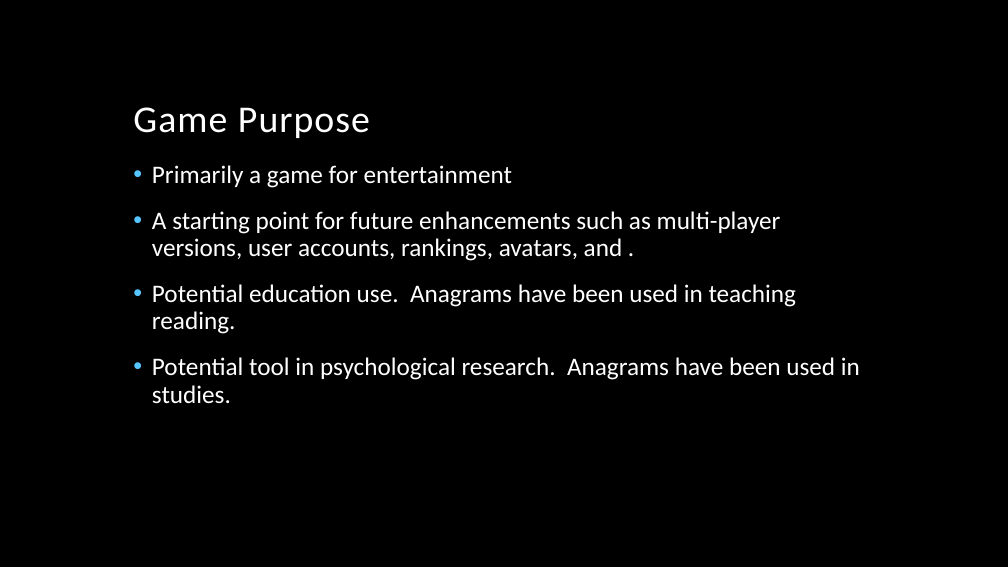
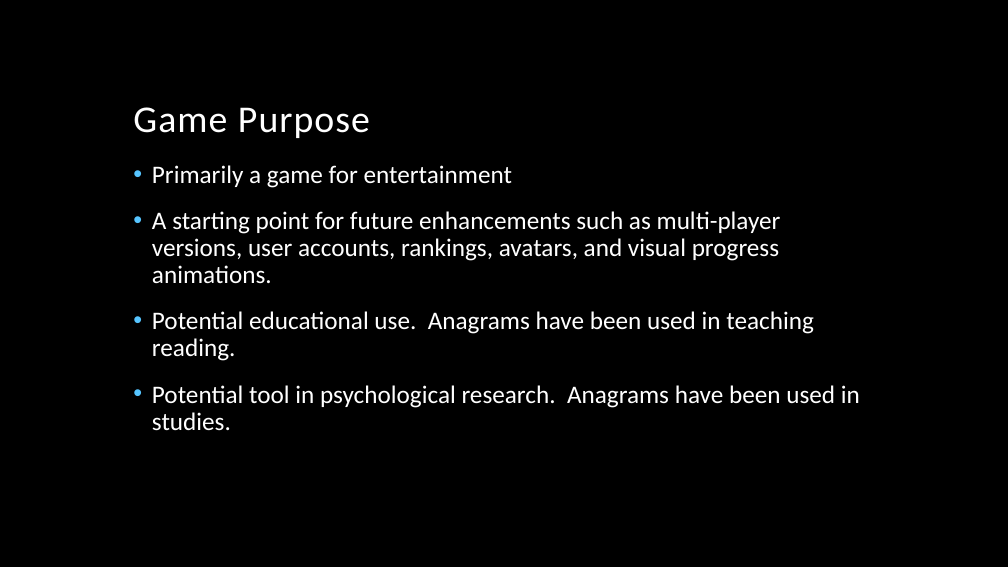
Before and after one commit to CoreyDH/Rangama, a slide deck: slide 4 of Anagram Presentation_ag.pptx. Drawn at 1008x567 pixels with LibreOffice and Linux fonts; fonts in the diff are those of the drawing; background and template pictures are left out. Boxes give left, top, right and bottom in pixels: in the first picture for what was removed or moved away, otherwise in the second. Text is boxed around its words. In the diff, an @@ line names an element or a change of style, - is before the commit and + after.

Commit message:
additional change to ppt

```diff
--- a/Anagram Presentation_ag.pptx
+++ b/Anagram Presentation_ag.pptx
@@ text at bbox=[152, 211, 814, 361]: text changed @@
-• A starting point for future enhancements such as multi-player versions, user accounts, rankings, avatars, and .
-• Potential education use. Anagrams have been used in teaching reading.
+• A starting point for future enhancements such as multi-player versions, user accounts, rankings, avatars, and visual progress animations.
+• Potential educational use. Anagrams have been used in teaching reading.
```
